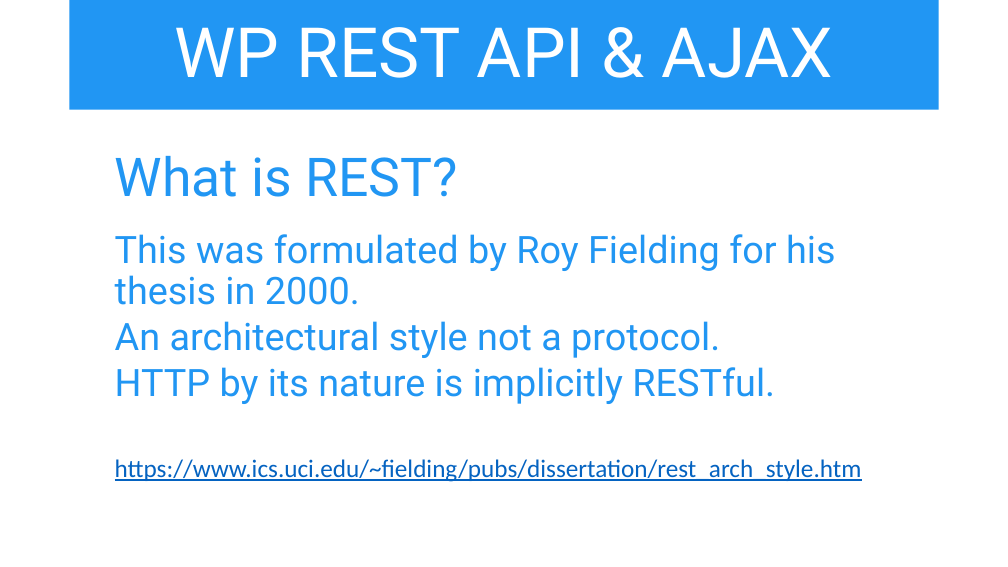
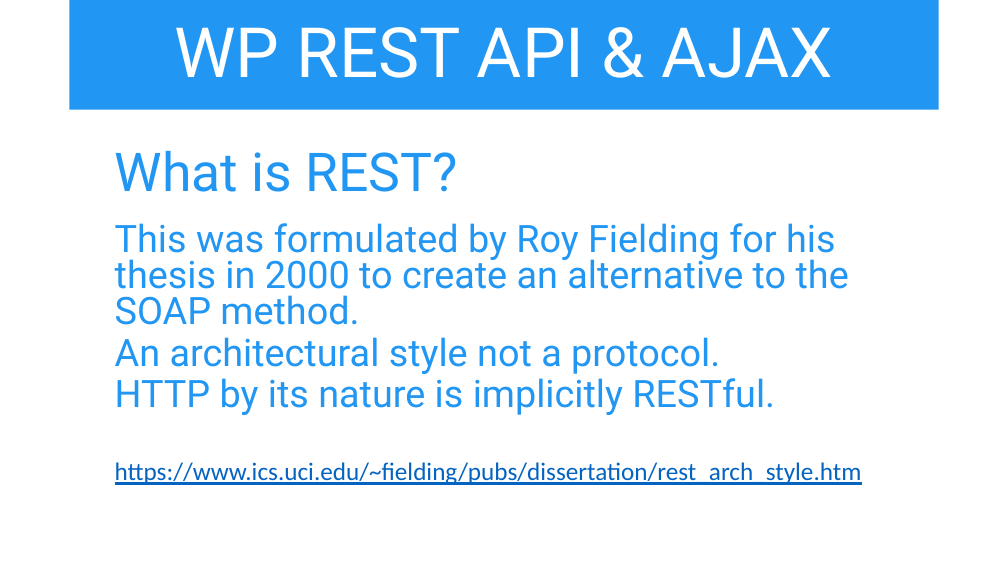
Before and after one commit to iwswordpress/rest, a slide deck: slide 7 of rest-api-workshop.pptx. Drawn at 1008x567 pixels with LibreOffice and Linux fonts; fonts in the diff are those of the drawing. Boxes give left, top, right and bottom in pixels: in the first picture for what was removed or moved away, otherwise in the second. Text is boxed around its words. In the diff, an @@ line names an element or a change of style, - is before the commit and + after.

```diff
--- a/rest-api-workshop.pptx
+++ b/rest-api-workshop.pptx
@@ text at bbox=[115, 151, 862, 485]: line spacing 0.9 to 0.8 @@
@@ text at bbox=[115, 223, 849, 325]: text changed @@
-  This was formulated by Roy Fielding for his thesis in 2000.
+  This was formulated by Roy Fielding for his thesis in 2000 to create an alternative to the SOAP method.
```
Also in this commit, not shown: 5 other slides changed, 1 slide removed, 8 other files.
